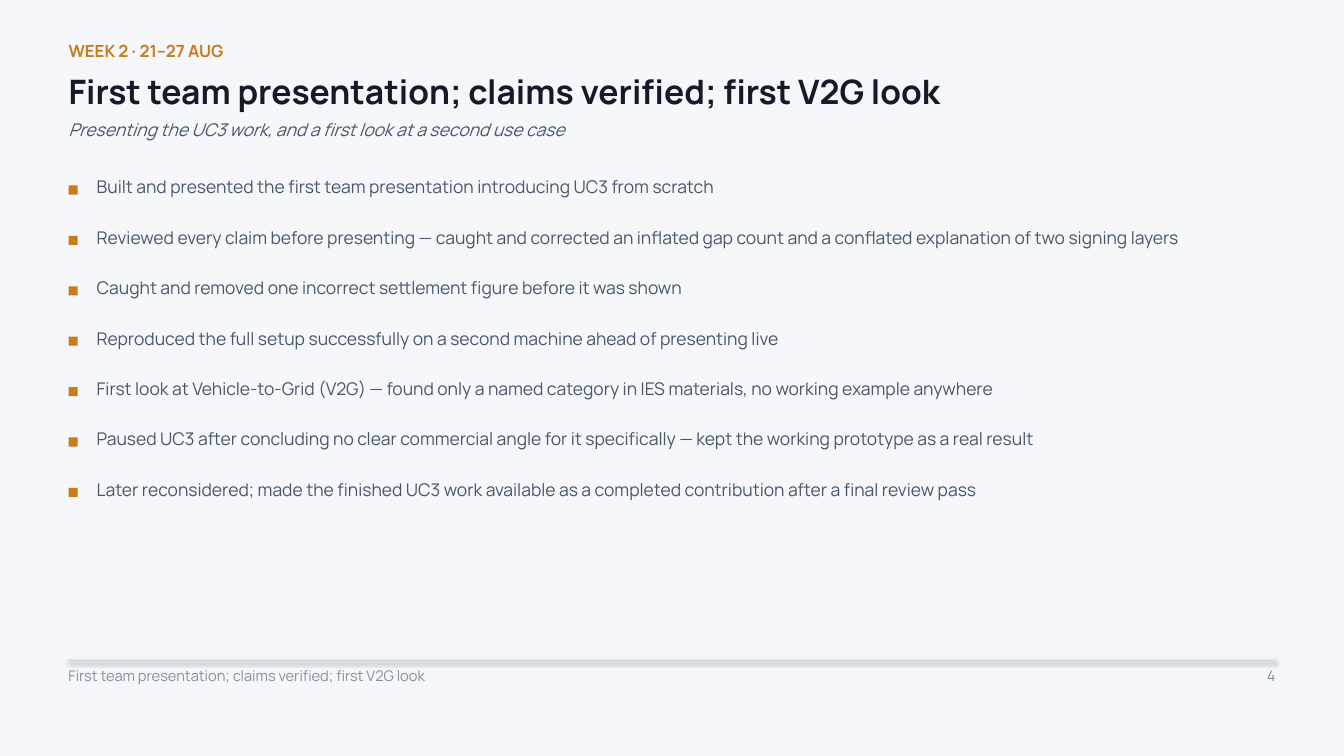
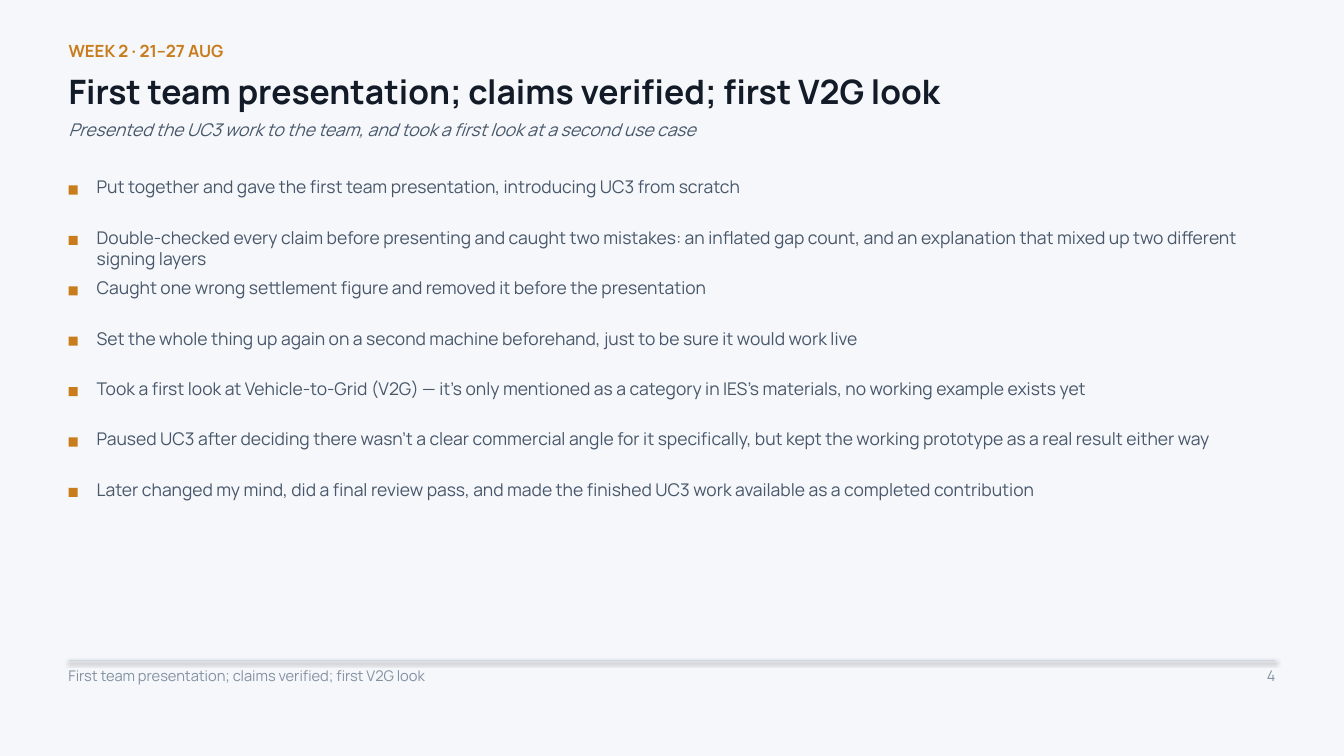
Before and after one commit to Sanjay-dev22/personal-deg, a slide deck: slide 4 of work-record/DEG-IES-Work-Record.pptx. Drawn at 1344x756 pixels with LibreOffice and Linux fonts; fonts in the diff are those of the drawing. Boxes give left, top, right and bottom in pixels: in the first picture for what was removed or moved away, otherwise in the second. Text is boxed around its words. In the diff, an @@ line names an element or a change of style, - is before the commit and + after.

```diff
--- a/work-record/DEG-IES-Work-Record.pptx
+++ b/work-record/DEG-IES-Work-Record.pptx
@@ text at bbox=[69, 123, 696, 138]: text changed @@
-Presenting the UC3 work, and a first look at a second use case
+Presented the UC3 work to the team, and took a first look at a second use case
@@ text at bbox=[97, 180, 740, 198]: text changed @@
-Built and presented the first team presentation introducing UC3 from scratch
+Put together and gave the first team presentation, introducing UC3 from scratch
@@ text at bbox=[97, 231, 1236, 270]: text changed @@
-Reviewed every claim before presenting — caught and corrected an inflated gap count and a conflated explanation of two signing layers
+Double-checked every claim before presenting and caught two mistakes: an inflated gap count, and an explanation that mixed up two different signing layers
@@ text at bbox=[97, 281, 706, 299]: text changed @@
-Caught and removed one incorrect settlement figure before it was shown
+Caught one wrong settlement figure and removed it before the presentation
@@ text at bbox=[97, 332, 857, 350]: text changed @@
-Reproduced the full setup successfully on a second machine ahead of presenting live
+Set the whole thing up again on a second machine beforehand, just to be sure it would work live
@@ text at bbox=[97, 380, 1086, 400]: text changed @@
-First look at Vehicle-to-Grid (V2G) — found only a named category in IES materials, no working example anywhere
+Took a first look at Vehicle-to-Grid (V2G) — it's only mentioned as a category in IES's materials, no working example exists yet
@@ text at bbox=[97, 432, 1209, 450]: text changed @@
-Paused UC3 after concluding no clear commercial angle for it specifically — kept the working prototype as a real result
+Paused UC3 after deciding there wasn't a clear commercial angle for it specifically, but kept the working prototype as a real result either way
@@ text at bbox=[97, 483, 1034, 501]: text changed @@
-Later reconsidered; made the finished UC3 work available as a completed contribution after a final review pass
+Later changed my mind, did a final review pass, and made the finished UC3 work available as a completed contribution
```
Also in this commit, not shown: 13 other slides changed.
